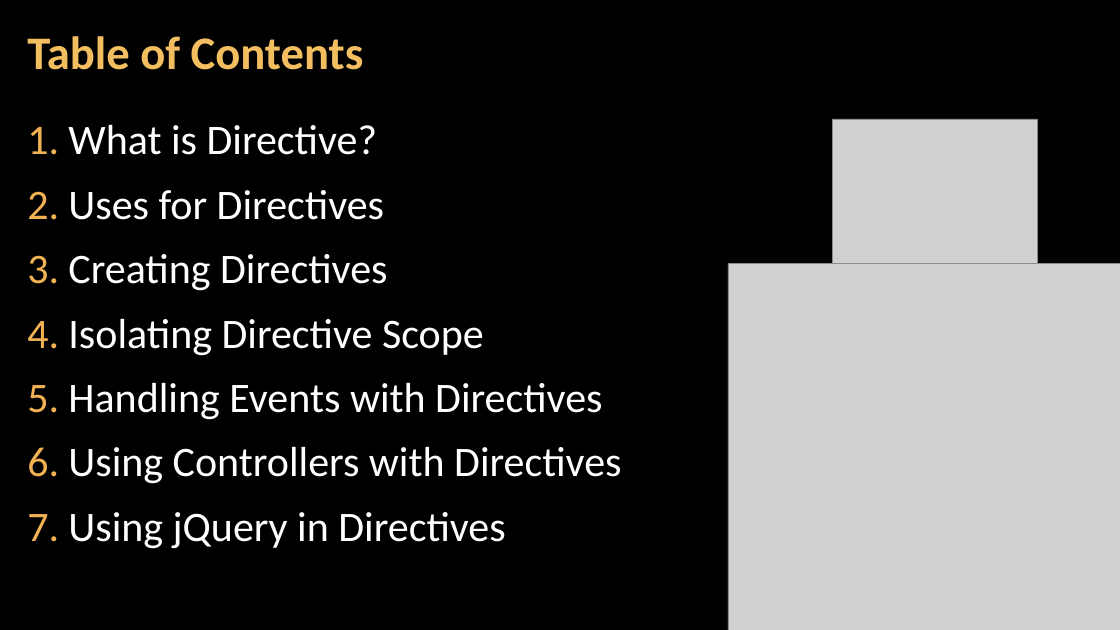
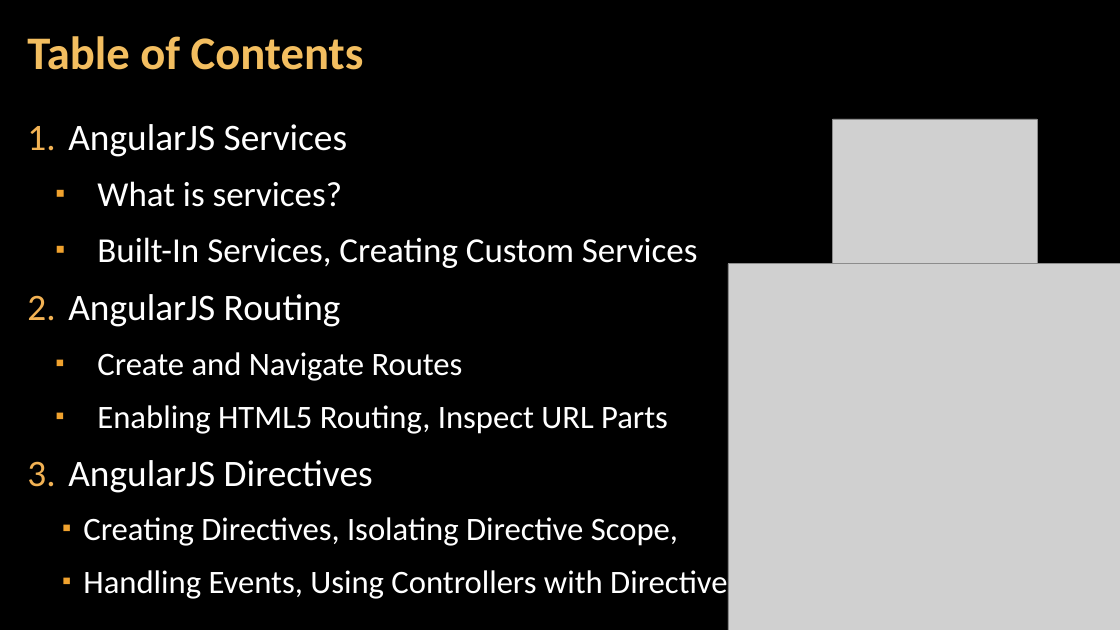
Before and after one commit to VladiGGeorgiev/Technical-Trainings, a slide deck: slide 2 of AngularJS/2. AngularJS Components.pptx (slide 36 before the commit). Drawn at 1120x630 pixels with LibreOffice and Linux fonts; fonts in the diff are those of the drawing; grey boxes stand for pictures; background and template pictures are left out. Boxes give left, top, right and bottom in pixels: in the first picture for what was removed or moved away, otherwise in the second. Text is boxed around its words. In the diff, an @@ line names an element or a change of style, - is before the commit and + after.

Commit message:
Updated AngularJS Components

```diff
--- a/AngularJS/2. AngularJS Components.pptx
+++ b/AngularJS/2. AngularJS Components.pptx
@@ text at (x1=68, y1=124, x2=740, y2=602): text changed; size 36 to 28 pt @@
-1. What is Directive?
-2. Uses for Directives
-3. Creating Directives
-4. Isolating Directive Scope
-5. Handling Events with Directives
-6. Using Controllers with Directives
-7. Using jQuery in Directives
+1. AngularJS Services
+  ▪ What is services?
+  ▪ Built-In Services, Creating Custom Services
+2. AngularJS Routing
+  ▪ Create and Navigate Routes
+  ▪ Enabling HTML5 Routing, Inspect URL Parts
+3. AngularJS Directives
+  ▪ Creating Directives, Isolating Directive Scope,
+  ▪ Handling Events, Using Controllers with Directives
```
Also in this commit, not shown: 3 slides removed.
